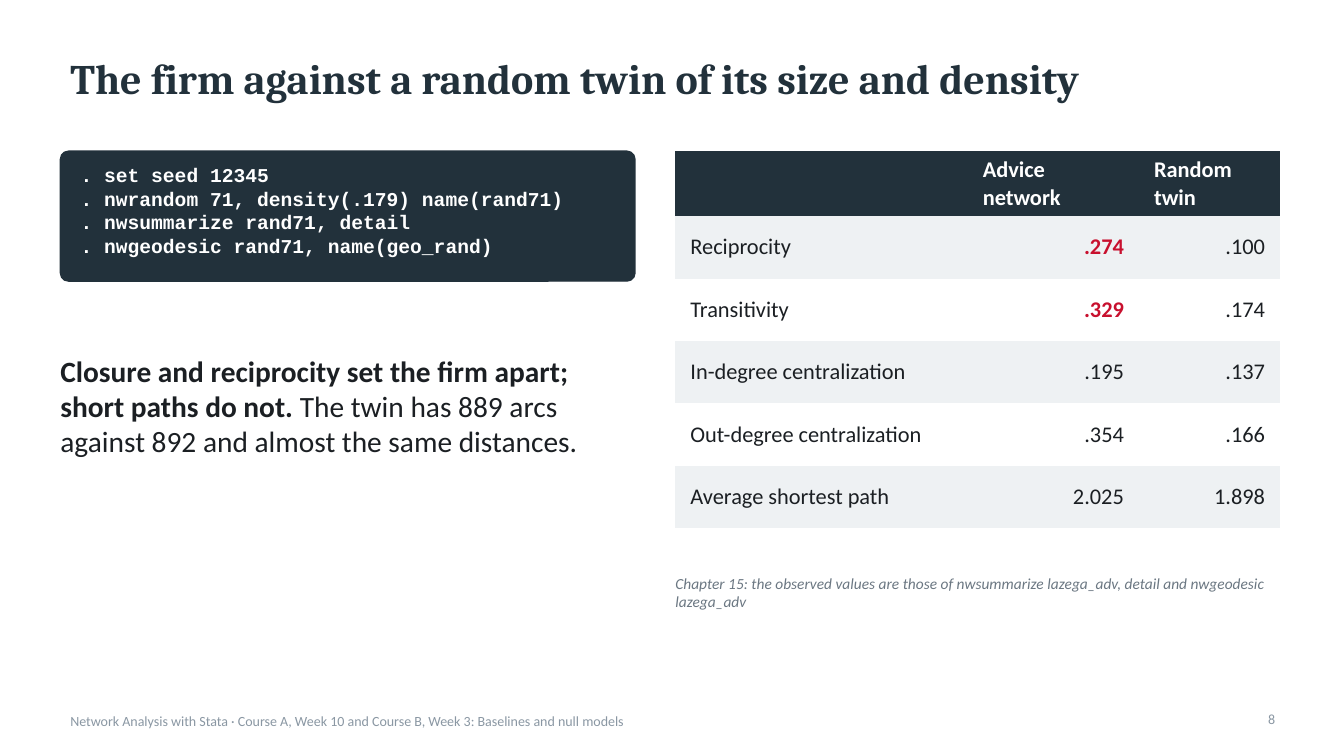
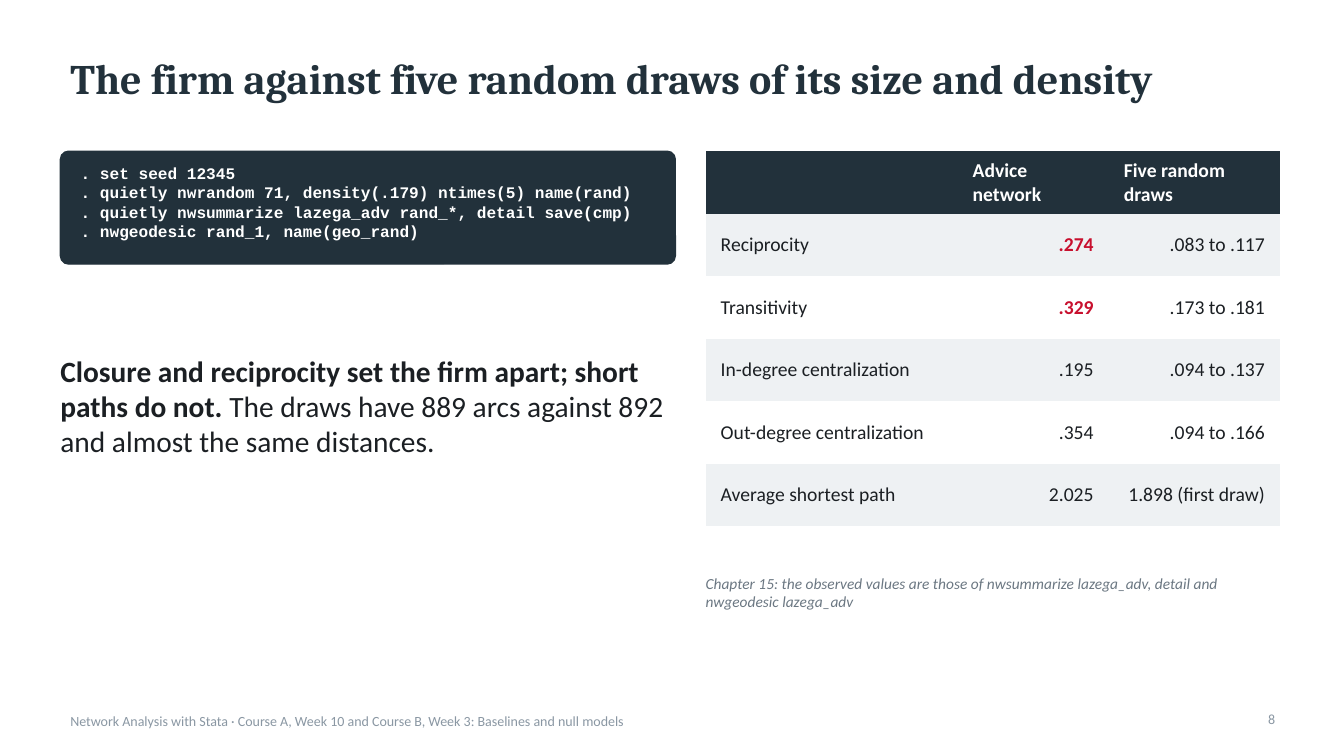
Before and after one commit to thomas-u-grund/nwcommands, a slide deck: slide 8 of website/book/teaching/slides/courseA_week10_baselines.pptx. Drawn at 1344x756 pixels with LibreOffice and Linux fonts; fonts in the diff are those of the drawing. Boxes give left, top, right and bottom in pixels: in the first picture for what was removed or moved away, otherwise in the second. Text is boxed around its words. In the diff, an @@ line names an element or a change of style, - is before the commit and + after.

```diff
--- a/website/book/teaching/slides/courseA_week10_baselines.pptx
+++ b/website/book/teaching/slides/courseA_week10_baselines.pptx
@@ title at (70,64,1153,104): text changed @@
-The firm against a random twin of its size and density
+The firm against five random draws of its size and density
@@ rounded rectangle: place and size @@
-rounded rectangle at (60,151,635,281)
+rounded rectangle at (60,151,676,264)
@@ rounded rectangle at (60,151,676,264): proportions changed @@
@@ text at (100,167,235,179): size 14 to 11.5 pt in ". set seed 12345" @@
@@ table at (706,151,1280,509) @@
-row 1, column 3: Random twin
+row 1, column 3: Five random draws
-row 2, column 3: .100
+row 2, column 3: .083 to .117
-row 3, column 3: .174
+row 3, column 3: .173 to .181
-row 4, column 3: .137
+row 4, column 3: .094 to .137
-row 5, column 3: .166
+row 5, column 3: .094 to .166
-row 6, column 3: 1.898
+row 6, column 3: 1.898 (first draw)
@@ size 16 to 14 pt in "Advice network", "Reciprocity", ".274", "Transitivity" and 7 more places @@
@@ table: place and size @@
-table at (676,151,1280,512)
+table at (706,151,1280,509)
@@ text at (100,186,632,241): text changed; size 14 to 11.5 pt @@
-. nwrandom 71, density(.179) name(rand71)
-. nwsummarize rand71, detail
-. nwgeodesic rand71, name(geo_rand)
+. quietly nwrandom 71, density(.179) ntimes(5) name(rand)
+. quietly nwsummarize lazega_adv rand_*, detail save(cmp)
+. nwgeodesic rand_1, name(geo_rand)
@@ text at (60,361,663,453): text changed; bold off @@
-Closure and reciprocity set the firm apart; short paths do not. The twin has 889 arcs against 892 and almost the same distances.
+Closure and reciprocity set the firm apart; short paths do not. The draws have 889 arcs against 892 and almost the same distances.
@@ text "Chapter 15: the observed values ..." rewrapped from (675,578,1264,610) to (706,578,1218,610) @@
```
Also in this commit, not shown: 9 other slides changed, 7 other files.
